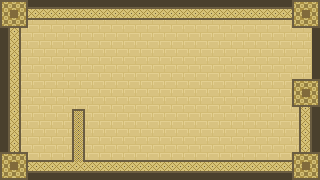
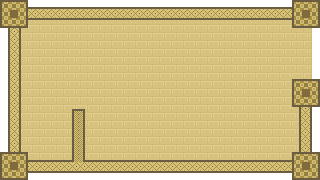
Comparing the layer stacks of the two 320×180 images. Changes:
painted on "Pasted Layer #1" over box(312, 28, 320, 79)
painted on "Layer" over box(0, 0, 320, 180)
